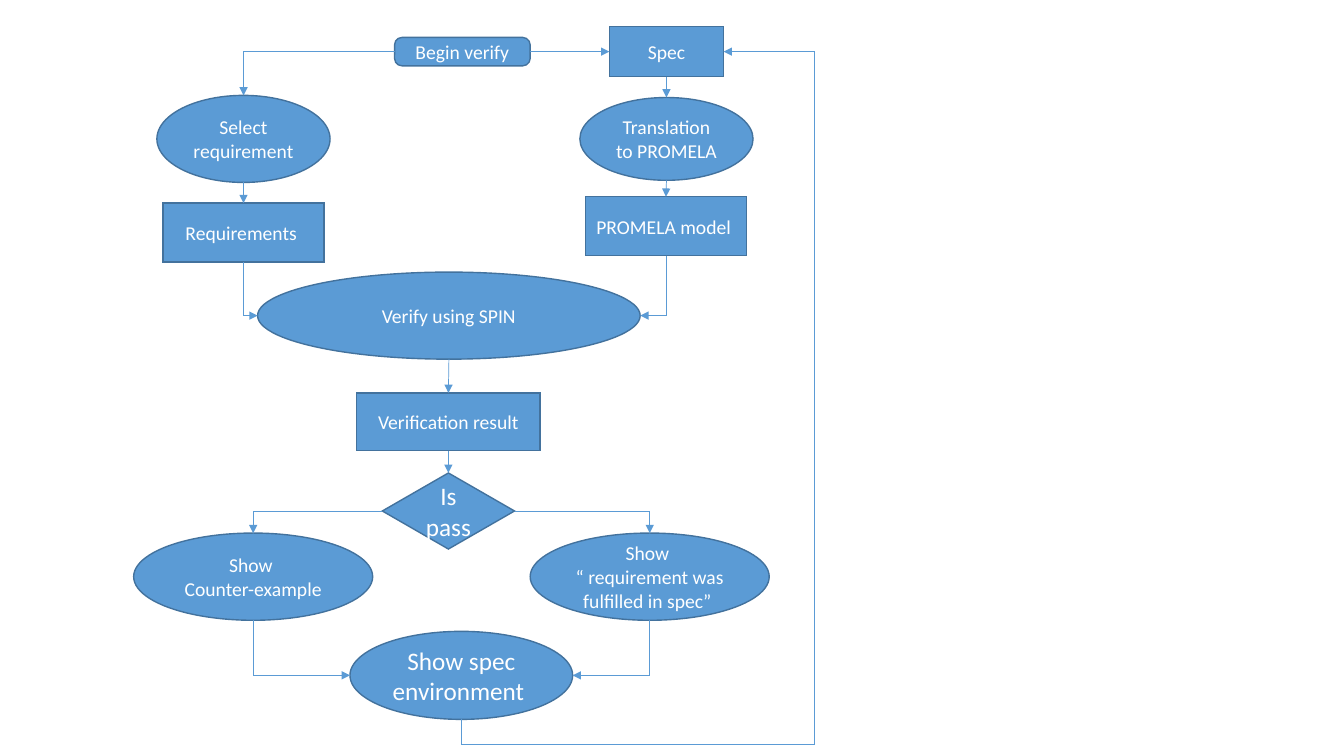
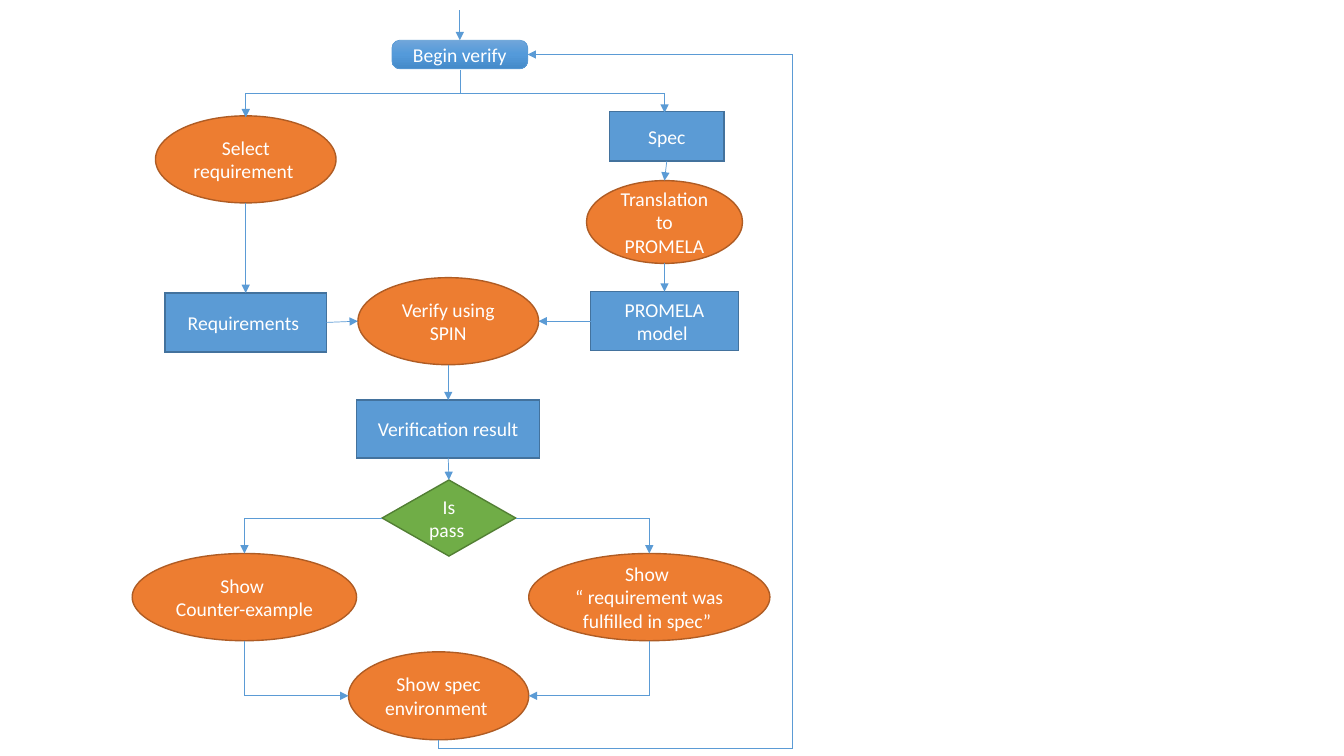
Before and after one commit to anm100/finalproject, a slide deck: slide 1 of flowchart2.pptx. Drawn at 1344x756 pixels with LibreOffice and Linux fonts; fonts in the diff are those of the drawing. Boxes give left, top, right and bottom in pixels: in the first picture for what was removed or moved away, otherwise in the second. Text is boxed around its words. In the diff, an @@ line names an element or a change of style, - is before the commit and + after.

```diff
--- a/flowchart2.pptx
+++ b/flowchart2.pptx
@@ arrow added from (460, 10) to (460, 40), #5B9BD5 0.5 pt @@
@@ rounded rectangle "Begin verify" at <box>392,40,528,69</box>: fill #5B9BD5 to gradient #71A6DB to #559BDB to #448ACA; outline #43739E 1 pt to #5B9BD5 0.5 pt @@
@@ elbow arrow moved from (462, 720) - (724, 51) to (439, 740) - (527, 54) @@
@@ arrow removed from (530, 51) to (610, 51) @@
@@ elbow arrow moved from (394, 51) - (244, 96) to (460, 71) - (246, 117) @@
@@ elbow arrow added from (460, 74) to (664, 113), #5B9BD5 0.5 pt @@
@@ ellipse "Select requirement": place and size @@
-ellipse "Select requirement" at <box>157,96,331,182</box>
+ellipse "Select requirement" at <box>155,116,336,203</box>
@@ rectangle "Spec": place and size @@
-rectangle "Spec" at <box>610,27,724,77</box>
+rectangle "Spec" at <box>610,112,724,161</box>
@@ arrow moved from (666, 77) - (666, 98) to (667, 161) - (664, 180) @@
@@ arrow moved from (244, 182) - (244, 204) to (246, 203) - (246, 293) @@
@@ fill #5B9BD5 to #ED7D31; outline #43739E 1 pt to #AF5C24 1 pt in 5 elements at <box>529,554,770,641</box>, <box>155,116,336,203</box>, <box>132,554,357,641</box>, <box>358,277,538,364</box>, <box>587,180,743,263</box> @@
@@ ellipse "Translation to PROMELA": place and size @@
-ellipse "Translation to PROMELA" at <box>580,98,753,180</box>
+ellipse "Translation to PROMELA" at <box>587,180,743,263</box>
@@ elbow arrow removed from (244, 262) to (258, 316) @@
@@ elbow arrow removed from (666, 256) to (640, 316) @@
@@ arrow moved from (666, 180) - (666, 197) to (664, 263) - (664, 291) @@
@@ rectangle "Requirements": place and size @@
-rectangle "Requirements" at <box>163,204,325,262</box>
+rectangle "Requirements" at <box>165,293,327,352</box>
@@ ellipse "Verify using SPIN": place and size @@
-ellipse "Verify using SPIN" at <box>258,272,641,359</box>
+ellipse "Verify using SPIN" at <box>358,277,538,364</box>
@@ rectangle "PROMELA model": place and size @@
-rectangle "PROMELA model" at <box>586,197,747,255</box>
+rectangle "PROMELA model" at <box>591,291,738,350</box>
@@ arrow added from (327, 323) to (358, 322), #5B9BD5 0.5 pt @@
@@ arrow added from (591, 322) to (538, 322), #5B9BD5 0.5 pt @@
@@ 2 arrows, 1 rectangle, 1 diamond: place and size @@
-2 arrows, 1 rectangle, 1 diamond at <box>357,359,540,548</box>
+2 arrows, 1 rectangle, 1 diamond at <box>357,365,540,556</box>
@@ diamond "Is pass" at <box>382,480,515,556</box>: size 18 to 14 pt; fill #5B9BD5 to #70AD47; outline #43739E 1 pt to #538035 1 pt @@
@@ elbow arrow moved from (382, 511) - (253, 533) to (382, 518) - (244, 554) @@
@@ elbow arrow moved from (514, 511) - (650, 533) to (516, 518) - (649, 554) @@
@@ ellipse "Show Counter-example": place and size @@
-ellipse "Show Counter-example" at <box>134,533,373,621</box>
+ellipse "Show Counter-example" at <box>132,554,357,641</box>
@@ ellipse "Show “ requirement was fulfilled ...": place and size @@
-ellipse "Show “ requirement was fulfilled ..." at <box>530,533,769,621</box>
+ellipse "Show “ requirement was fulfilled ..." at <box>529,554,770,641</box>
@@ elbow arrow moved from (253, 620) - (350, 676) to (244, 641) - (349, 696) @@
@@ ellipse "Show spec environment": place and size @@
-ellipse "Show spec environment" at <box>350,631,573,719</box>
+ellipse "Show spec environment" at <box>349,652,529,740</box>
@@ ellipse "Show spec environment" at <box>349,652,529,740</box>: size 18 to 14 pt; fill #5B9BD5 to #ED7D31; outline #43739E 1 pt to #AF5C24 1 pt @@
@@ elbow arrow moved from (650, 620) - (573, 676) to (649, 641) - (529, 696) @@
```
Also in this commit, not shown: 7 other files.
